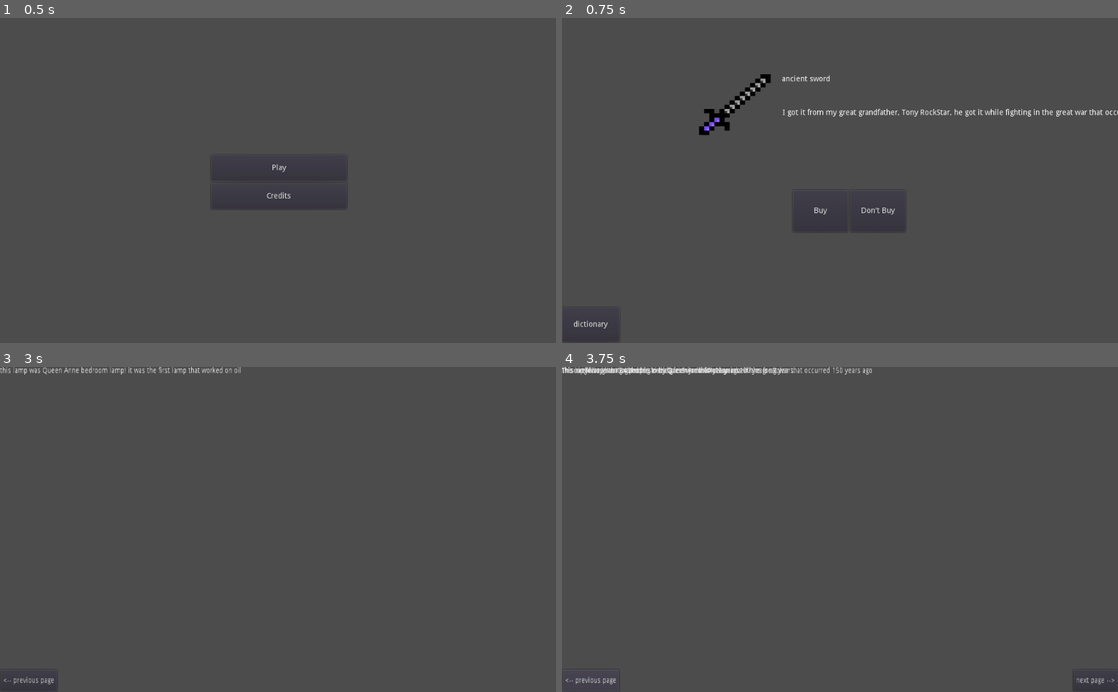
Above: before the commit, frames 1-4 (two rows, left to right).
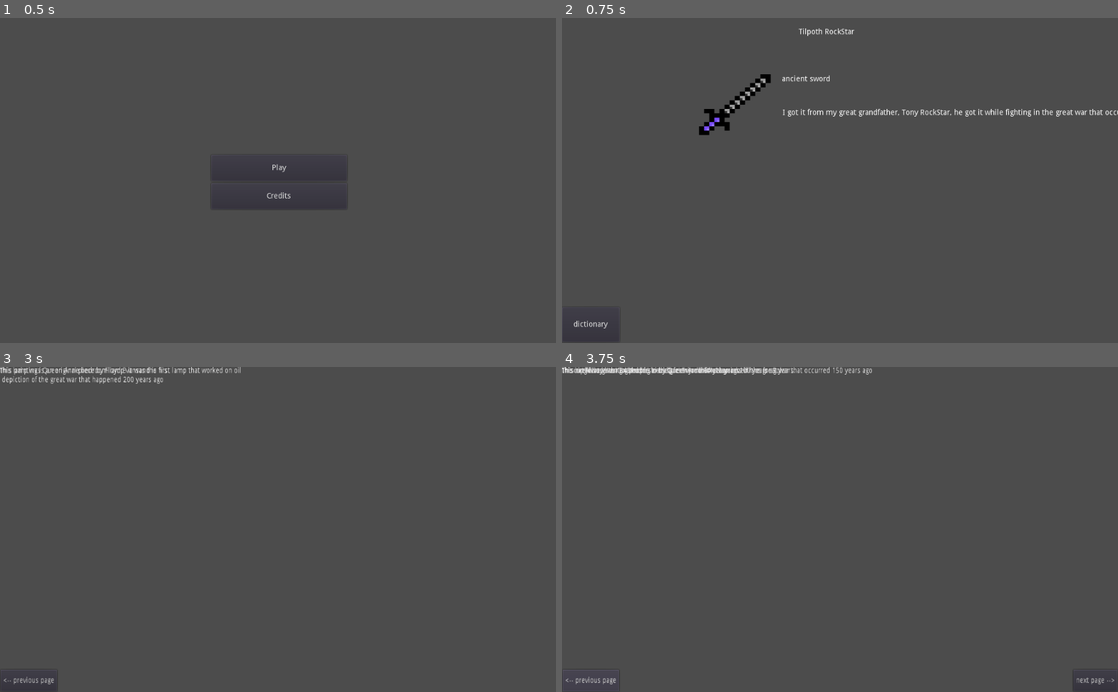
Above: after the commit, the same moments.

Repository: Birdoflames/BrackeysGameJam
Game: Godot game, scene res://Start_Scene.tscn
Two runs of this game, one before a commit and one after it. Both use one fixed random seed, a clock stepped at 60 frames per second and the inputs below.
Inputs:
- Up to frame 1 (0.5 s): no input
- Up to frame 2 (0.75 s): click "Play" at 0.5 s
- Up to frame 3 (3 s): click "dictionary" at 1.25 s; click "next page -->" at 2 s; click "next page -->" at 2.75 s
- Up to frame 4 (3.75 s): click "<-- previous page" at 3.5 s

Frame 1 is identical in both runs. In frame 2, 0.2% of the frame differs, in the area x 42-62%, y 3-66%; in frame 3, 0.5%, in the area x 0-30%, y 0-6%; in frame 4, nothing differs.
Error before the commit: Invalid call. Nonexistent function 'dictionary_story' in base 'Sprite'. (res://Dictonary.gd:22)
Error after the commit: Invalid call. Nonexistent function 'dictionary_story' in base 'Sprite'. (res://Dictonary.gd:26)

Commit message:
sprites complete

Diff:
--- a/Dictonary.gd
+++ b/Dictonary.gd
@@ -1,6 +1,8 @@
 extends Node2D
 
 var dictionary_open = false
+
+onready var timer = get_node("")
 
 var first_time = true
 func _physics_process(delta):
@@ -14,18 +16,15 @@
 func dict_func():
 	if first_time:
 		get_parent().get_node("Artifacts_book/page 1").show()
+
 		first_time = false
+
 
 	var sprites = ["ancient sword", "ancient bow", "genie's oil lamp", "mona lisa's picture", "diamond ring", "diamond necklace", "cup", "axe", "vase", "lamp", "candlestick", "painting", "chandelier"]
 
 	for sprite in sprites:
 		get_node(sprite).dictionary_story()
 
-#	timer.set_wait_time(2)
-#	timer.start()
-#	print(timer.get_time_left())
-
-#func _on_Timer_timeout():
 
 
 func _on_page_1_button_pressed():
--- a/Dictonary.tscn
+++ b/Dictonary.tscn
@@ -25,6 +25,7 @@
 [ext_resource path="res://lamp.gd" type="Script" id=23]
 [ext_resource path="res://candlestick.gd" type="Script" id=24]
 [ext_resource path="res://diamond ring.gd" type="Script" id=25]
+[ext_resource path="res://painting.gd" type="Script" id=26]
 
 [node name="Artifacts_book" type="Node2D"]
 scale = Vector2( 0.848288, 1 )
@@ -112,6 +113,7 @@
 position = Vector2( 375.212, 160 )
 scale = Vector2( 1.38968, 1 )
 texture = ExtResource( 9 )
+script = ExtResource( 26 )
 
 [node name="chandelier" type="Sprite" parent="."]
 visible = false
@@ -231,6 +233,15 @@
 margin_right = 40.0
 margin_bottom = 14.0
 
+[node name="timer left label" type="Label" parent="."]
+margin_left = 99.0
+margin_top = 562.0
+margin_right = 170.0
+margin_bottom = 602.0
+__meta__ = {
+"_edit_use_anchors_": false
+}
+
 [connection signal="pressed" from="page 1/page 2 button" to="." method="_on_page_2_button_pressed"]
 [connection signal="pressed" from="page 2/page 3 button" to="." method="_on_page_3_button_pressed"]
 [connection signal="pressed" from="page 2/page 1 button" to="." method="_on_page_1_button_pressed"]
--- a/Game_Scene.gd
+++ b/Game_Scene.gd
@@ -7,24 +7,45 @@
 	item_story = ""
 
 	var sprites = ["ancient sword", "ancient bow", "genie's oil lamp", "mona lisa's picture", "diamond ring", "diamond necklace", "cup", "axe", "vase", "lamp", "candlestick", "painting", "chandelier"]
+	var sellers = ["Dhedrig Li", "Frendille Astley", "Tilpoth RockStar", "Cudro Young", "Coby Bond", "David Smith"]
 
 	var rnd = RandomNumberGenerator.new()
 	rnd.randomize()
-	var chosen_one = sprites[rnd.randi_range(0, 12)]
+	var chosen_sprite = sprites[rnd.randi_range(0, 12)]
+	var chosen_seller = sellers[rnd.randi_range(0, 5)]
 
-	var get_story = get_node("Artifacts_book/"+chosen_one).story()
+	var get_story = get_node("Artifacts_book/"+chosen_sprite).story()
 
-	get_node("Artifacts_book/"+chosen_one).show()
+	get_node("Artifacts_book/"+chosen_sprite).show()
 
-	get_node("name label").text = chosen_one
+	get_node("name label").text = chosen_sprite
+	get_node("sellers name").text = chosen_seller
 
 	var chosen_story =  rnd.randi_range(0, 2)
 	if chosen_story == 0:
 		item_story = get_story
 	else:
-		item_story = get_node("Artifacts_book/"+chosen_one).story()
+		item_story = get_node("Artifacts_book/"+chosen_sprite).story()
 		get_node("item story").text = item_story
 
 
 func _ready():
 	story_decider()
+
+onready var timer = get_node("Timer")
+var first_time = true
+
+func _process(delta):
+	if get_tree().current_scene.name == "Artifacts_book":
+		if first_time:
+			timer.set_wait_time(15)
+			timer.start()
+			first_time = false
+		get_node("Artifacts_book/timer left label").text = timer.get_time_left()
+
+func _on_Timer_timeout():
+	get_tree().change_scene_to(load("res://Game_Scene.tscn"))
+	get_node("dictionary button").hide()
+	get_node("Buy").show()
+	get_node("DontBuy").show()
+	first_time = true
--- a/Game_Scene.tscn
+++ b/Game_Scene.tscn
@@ -31,16 +31,17 @@
 
 [node name="name label" type="Label" parent="."]
 anchor_top = 0.098
-anchor_bottom = 0.225
+anchor_bottom = 0.339
 margin_left = 405.0
 margin_top = 47.2
 margin_right = 534.0
-margin_bottom = 14.0
+margin_bottom = -54.4
 __meta__ = {
 "_edit_use_anchors_": false
 }
 
 [node name="Buy" type="Button" parent="."]
+visible = false
 anchor_right = 1.0
 anchor_bottom = 1.0
 margin_left = 425.0
@@ -54,6 +55,7 @@
 }
 
 [node name="DontBuy" type="Button" parent="."]
+visible = false
 margin_left = 531.0
 margin_top = 318.0
 margin_right = 633.0
@@ -73,6 +75,18 @@
 "_edit_use_anchors_": false
 }
 
+[node name="Timer" type="Timer" parent="."]
+
 [node name="Artifacts_book" parent="." instance=ExtResource( 2 )]
 
+[node name="sellers name" type="Label" parent="."]
+margin_left = 436.0
+margin_top = 19.0
+margin_right = 631.0
+margin_bottom = 69.0
+__meta__ = {
+"_edit_use_anchors_": false
+}
+
 [connection signal="pressed" from="dictionary button" to="Artifacts_book" method="_on_dictionary_button_pressed"]
+[connection signal="timeout" from="Timer" to="." method="_on_Timer_timeout"]
--- a/axe.gd
+++ b/axe.gd
@@ -4,7 +4,6 @@
 
 var killed = rnd(40,80)
 var years_ago = 50*rnd(1,5)
-
 
 func rnd(start, end):
 	random.randomize()
--- a/candlestick.gd
+++ b/candlestick.gd
@@ -27,7 +27,6 @@
 		place = "castle"
 
 
-
 	if choose_mafia == 0:
 		mafia_name = "Draegan Grimsbane"
 
--- a/lamp.gd
+++ b/lamp.gd
@@ -20,7 +20,7 @@
 
 func story():
 	if chosen_name == 0:
-		royalty_name = "King Pierce"
+		royalty_name = "King Pierce "
 
 	elif chosen_name == 1:
 		royalty_name = "King Andres "
--- /dev/null
+++ b/painting.gd
@@ -0,0 +1,35 @@
+extends Sprite
+
+var random = RandomNumberGenerator.new()
+var artist_name = ""
+var not_sure = rnd(0,3)
+var years = rnd(1, 5)*50
+
+
+func rnd(start, end):
+	random.randomize()
+	return random.randi_range(start, end)
+
+func _ready():
+	story()
+
+func story():
+	if not_sure == 0:
+		artist_name = "Floyd Evans"
+
+	elif not_sure == 1:
+		artist_name = "Terrence Vale"
+
+	elif not_sure == 2:
+		artist_name = "Perry Cage"
+
+	else:
+		artist_name = "Allen Gordon"
+
+	var story = "This painting is an original piece by " + artist_name + "and is his \n depiction of the great war that occurred " + str(years) + " years ago"
+	return story
+
+func dictionary_story():
+	var dictionary_story = "This painting is an original piece by " + artist_name + "and is his \n depiction of the great war that happened " + str(years) + " years ago"
+
+	get_parent().get_node("page 3/painting label").text = dictionary_story
Not shown: 1 places in Dictonary.tscn that only renumber resources
